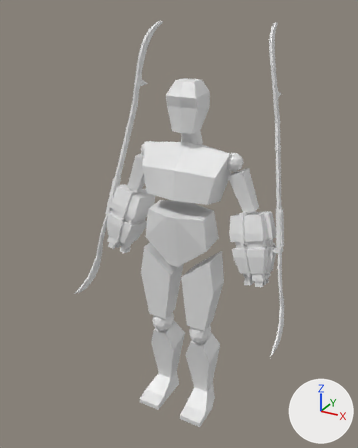
The Blender file low_poly_person.blend, before and after one commit.
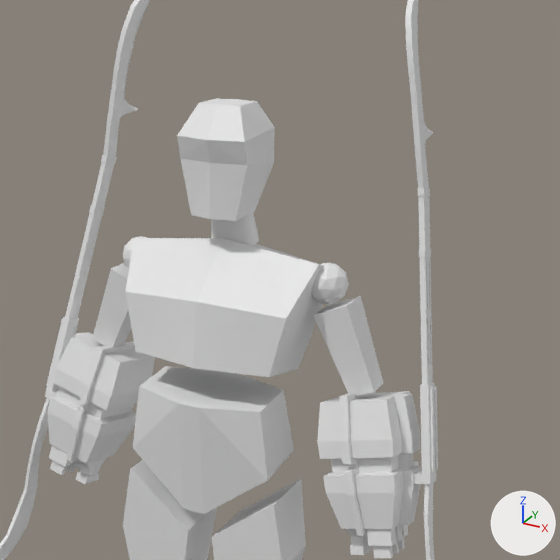
Each version appears first whole from a camera (50 mm lens) standing at (6.37, -11.81, 12.4) and looking at (-0.33, 0.36, 6.32), and next in a close-up on the part from 24% to 95% of the width and 7% to 64% of the height. The axes (+X, +Y, +Z) are drawn at lower right. The lights are the same throughout.
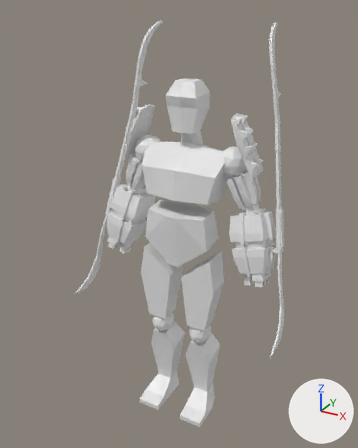
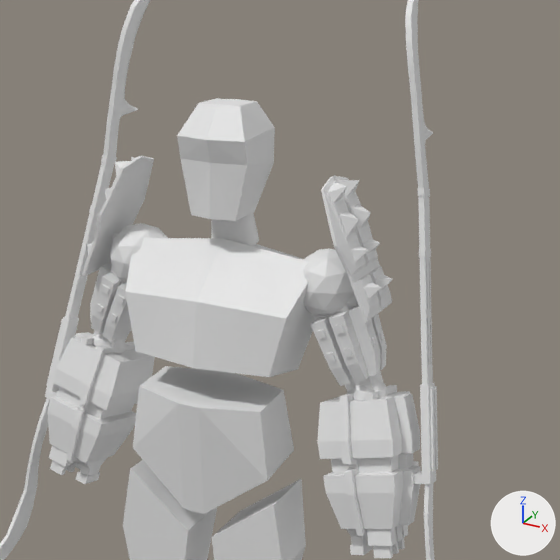
Commit message: Finished the armguard of the cyborg.

What differs and where, as boxes (x1, y1, x2, y2) in the close-ups (560 x 560 px):
'Cube.025', reshaped (7% wider, 78% taller): before (92, 263, 383, 396); after (82, 156, 392, 394)
'Icosphere.005', rescaled (9% wider, 36% taller): before (123, 236, 349, 304); after (110, 223, 357, 316)
'Icosphere.006', added: after (92, 335, 388, 400)

What the commit changed:
me_cube_025 is used by ob_cube_025; location (1.72, 0.42, 7.7); rotation (0.0, -0.412, 0.0), in degrees (0, -24, 0); scale (0.218, 0.215, 0.573).
me_cube_025 had 8 vertices, 6 faces and spanned x -1.08..1.08, y -1.08..1.08, z -1.0..1.0.
me_cube_025 now has 357 vertices, 354 faces and spans x -1.08..3.32, y -2.48..2.48, z -1.0..3.63.
me_cube_025 part 1: 4 vertices removed from x -1.08..1.08, y -1.08..1.08, z 1.0; 353 vertices added at x -1.08..3.32, y -2.48..2.48, z -1.0..3.63.
Object 'Icosphere.005' (ob_icosphere_005) is rescaled from (0.265, 0.265, 0.265) to (0.442, 0.442, 0.442).
Object 'Icosphere.006' (ob_icosphere_006) is new; it shows a copy of the mesh of ob_icosphere_005.
Its location is (1.96, 0.41, 7.12).
Its scale is (0.265, 0.265, 0.265).
It gains a MIRROR modifier named 'Mirror'.
Modifier setting: mirror_object = ob_cube_024.
